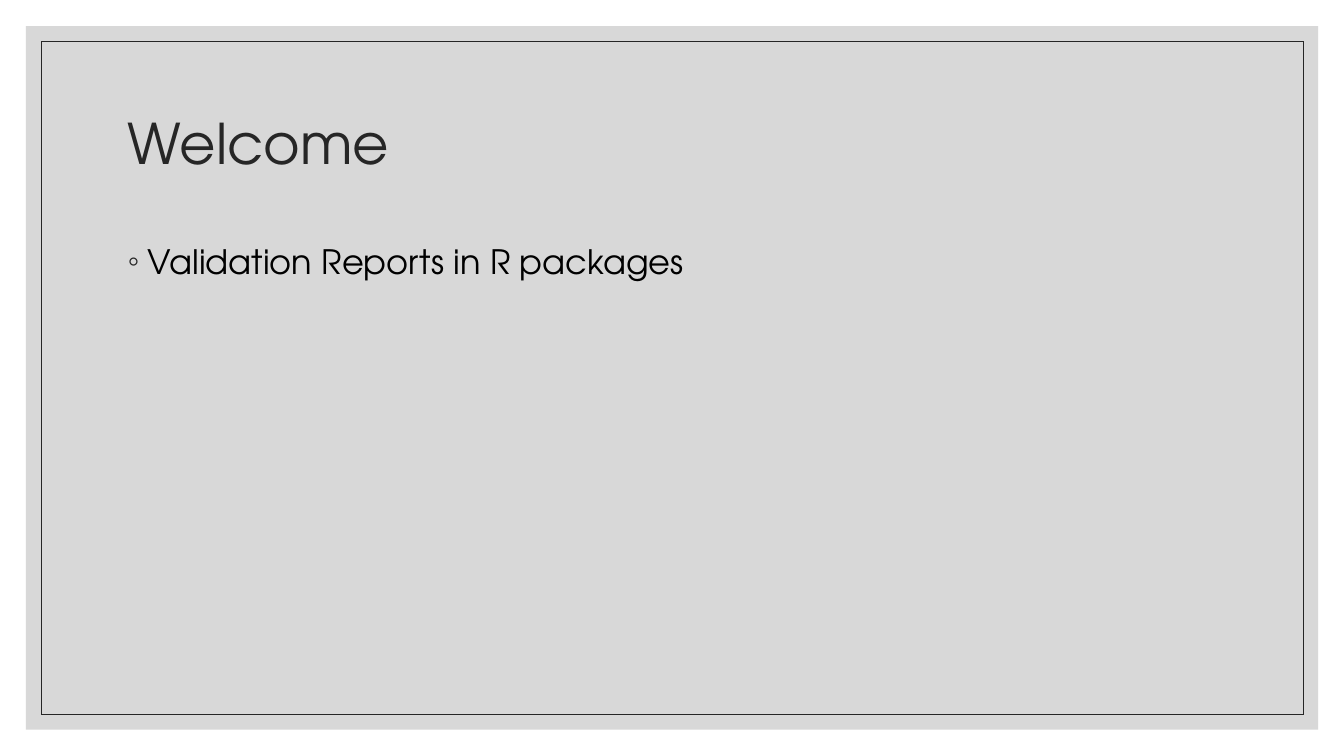
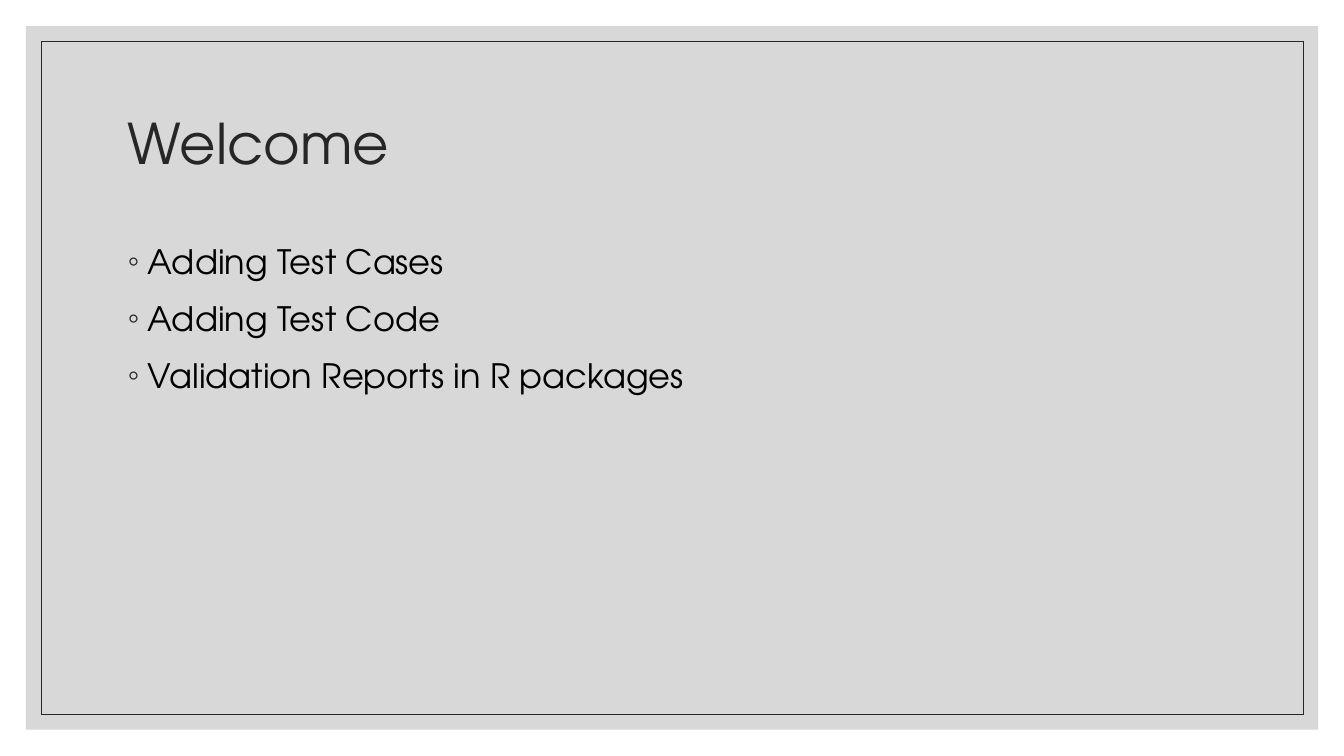
Before and after one commit to FredHutch/R_Package_Validation_Tutorial, a slide deck: slide 2 of Slides/Slides-05-The_Validation_Report/Slides-05-The_Validation_Report.pptx. Drawn at 1344x756 pixels with LibreOffice and Linux fonts; fonts in the diff are those of the drawing. Boxes give left, top, right and bottom in pixels: in the first picture for what was removed or moved away, otherwise in the second. Text is boxed around its words. In the diff, an @@ line names an element or a change of style, - is before the commit and + after.

```diff
--- a/Slides/Slides-05-The_Validation_Report/Slides-05-The_Validation_Report.pptx
+++ b/Slides/Slides-05-The_Validation_Report/Slides-05-The_Validation_Report.pptx
@@ text at (x1=148, y1=248, x2=444, y2=339): paragraphs added @@
+◦ Adding Test Cases
+◦ Adding Test Code
```
Also in this commit, not shown: 1 other slide changed, 13 slides added, 7 slides removed, 9 other files.
